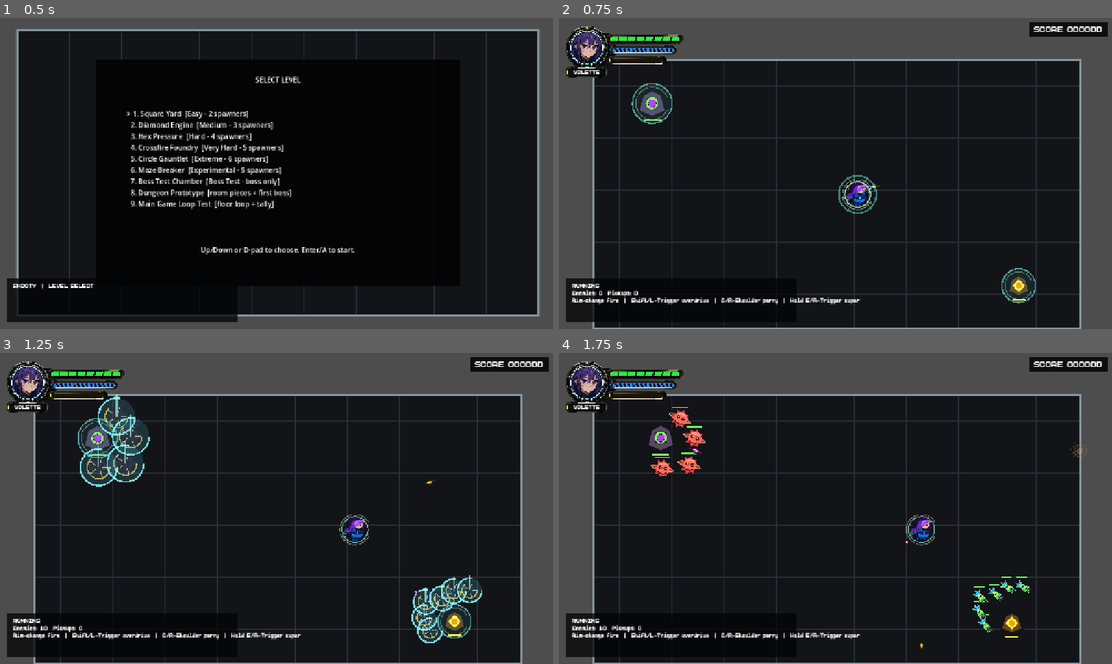
Above: before the commit, frames 1-4 (two rows, left to right).
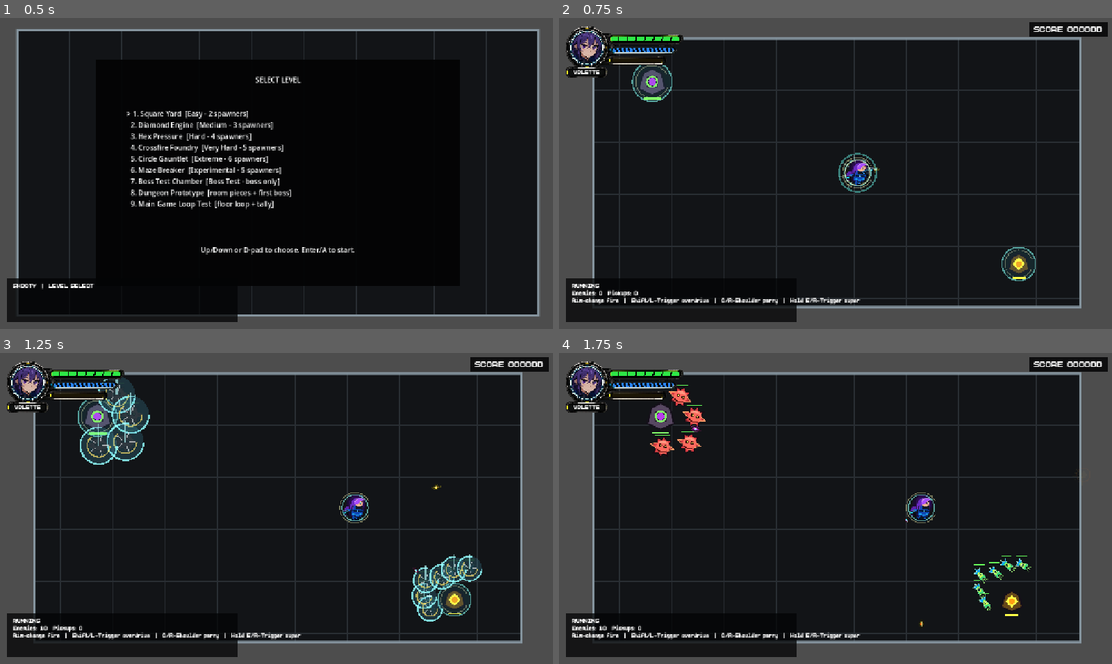
Above: after the commit, the same moments.

Repository: jonzirk76/PAINPOINT
Game: Godot game, scene res://scenes/main.tscn
Two runs of this game, one before a commit and one after it. Both use one fixed random seed, a clock stepped at 60 frames per second and the inputs below.
Inputs (mouse positions are in pixels of both pictures, inside the frame that each line leads up to):
- Up to frame 1 (0.5 s): no input
- Up to frame 2 (0.75 s): tap Enter at 0.5 s; move the mouse to (957, 157) at 0.52 s; hold D from 0.53 s (still down); tap R at 0.6 s; click (957, 157) at 0.67 s
- Up to frame 3 (1.25 s): keep holding D; tap Space at 0.77 s
- Up to frame 4 (1.75 s): move the mouse to (724, 524) at 1.27 s; release D at 1.28 s; hold Down from 1.28 s (still down); tap Enter at 1.35 s; tap Space at 1.52 s

Frame 1 is identical in both runs. In frame 2, 16% of the frame differs, in the area x 6-95%, y 6-100%; in frame 3, 19%; in frame 4, 17%.

Commit message:
Restore full-cell framing and blocking gates

Diff:
--- a/scripts/entities/door_entity.gd
+++ b/scripts/entities/door_entity.gd
@@ -12,6 +12,8 @@
 var visual_size: Vector2 = Vector2.ZERO
 var visual_offset: Vector2 = Vector2.ZERO
 var _collision_shape: CollisionShape2D = null
+var _gate_body: StaticBody2D = null
+var _gate_collision_shape: CollisionShape2D = null
 var _armed: bool = false
 
 
@@ -35,13 +37,16 @@
 	unlocked = is_unlocked
 	_armed = false
 	_add_or_update_collision()
+	_add_or_update_gate_collision()
 	set_physics_process(unlocked)
 	queue_redraw()
 
 
 func set_visual_rect(center_position: Vector2, size: Vector2) -> void:
-	visual_offset = center_position - global_position
-	visual_size = size
+	var snapped_center := Vector2(round(center_position.x), round(center_position.y))
+	visual_offset = snapped_center - global_position
+	visual_size = Vector2(round(size.x), round(size.y))
+	_add_or_update_gate_collision()
 	queue_redraw()
 
 
@@ -49,8 +54,15 @@
 	unlocked = value
 	if not unlocked:
 		_armed = false
+	_set_gate_blocking_enabled(not unlocked)
 	set_physics_process(unlocked and not _armed)
 	queue_redraw()
+
+
+func is_gate_blocking() -> bool:
+	if _gate_body == null or _gate_collision_shape == null:
+		return false
+	return _gate_body.collision_layer != 0 and not _gate_collision_shape.disabled
 
 
 func _configure_collision_identity() -> void:
@@ -93,16 +105,17 @@
 func _draw() -> void:
 	var size := visual_size if visual_size != Vector2.ZERO else door_size
 	var rect := Rect2(visual_offset - size * 0.5, size)
+	var drawn_rect := rect.grow(-1.0) if rect.size.x > 2.0 and rect.size.y > 2.0 else rect
 	var trim_color := Color(0.16, 0.17, 0.18, 1.0)
 	if not unlocked:
 		var fill_color := Color(0.075, 0.08, 0.09, 1.0)
 		if has_special_marker():
 			fill_color = Color(0.095, 0.085, 0.105, 1.0)
-		draw_rect(rect, fill_color, true)
-		draw_rect(rect, trim_color, false, 2.0)
-		_draw_room_kind_marker(rect.get_center(), min(rect.size.x, rect.size.y))
+		draw_rect(drawn_rect, fill_color, true)
+		draw_rect(drawn_rect, trim_color, false, 2.0)
+		_draw_room_kind_marker(drawn_rect.get_center(), min(drawn_rect.size.x, drawn_rect.size.y))
 	elif has_special_marker():
-		_draw_room_kind_marker(rect.get_center(), min(rect.size.x, rect.size.y))
+		_draw_room_kind_marker(drawn_rect.get_center(), min(drawn_rect.size.x, drawn_rect.size.y))
 
 
 func has_special_marker() -> bool:
@@ -184,3 +197,29 @@
 	var shape := RectangleShape2D.new()
 	shape.size = door_size
 	_collision_shape.shape = shape
+
+
+func _add_or_update_gate_collision() -> void:
+	if _gate_body == null:
+		_gate_body = StaticBody2D.new()
+		_gate_body.name = "GateBlocker"
+		_gate_body.add_to_group("arena_walls")
+		add_child(_gate_body)
+	if _gate_collision_shape == null:
+		_gate_collision_shape = CollisionShape2D.new()
+		_gate_collision_shape.name = "CollisionShape2D"
+		_gate_body.add_child(_gate_collision_shape)
+	var size := visual_size if visual_size != Vector2.ZERO else door_size
+	var shape := RectangleShape2D.new()
+	shape.size = size
+	_gate_body.position = visual_offset
+	_gate_collision_shape.shape = shape
+	_set_gate_blocking_enabled(not unlocked)
+
+
+func _set_gate_blocking_enabled(value: bool) -> void:
+	if _gate_body == null or _gate_collision_shape == null:
+		return
+	_gate_body.collision_layer = 32 if value else 0
+	_gate_body.collision_mask = 0
+	_gate_collision_shape.disabled = not value
--- a/scripts/orchestrators/game_orchestrator.gd
+++ b/scripts/orchestrators/game_orchestrator.gd
@@ -2238,7 +2238,7 @@
 	else:
 		desired.x = clamp(desired.x, bounds.position.x + half_view.x, bounds.position.x + bounds.size.x - half_view.x)
 	if bounds.size.y <= viewport_size.y:
-		desired.y = bounds.position.y + bounds.size.y - half_view.y
+		desired.y = bounds.get_center().y
 	else:
 		desired.y = clamp(desired.y, bounds.position.y + half_view.y, bounds.position.y + bounds.size.y - half_view.y)
 	gameplay_camera.global_position = desired
--- a/tests/smoke_tests.gd
+++ b/tests/smoke_tests.gd
@@ -3219,10 +3219,28 @@
 			failures.append("Door entity is missing the dungeon_doors group.")
 		if not child.unlocked:
 			failures.append("RoomManager should unlock doors for an already-cleared room.")
+		if child.has_method("is_gate_blocking") and child.is_gate_blocking():
+			failures.append("Unlocked dungeon doors should not keep gate collision enabled.")
 		if (child.collision_mask & 1) == 0:
 			failures.append("Door entity should watch the player collision layer.")
 		if not child.visible:
 			failures.append("Generated dungeon doors should draw visible gate tiles aligned to wall openings.")
+	var locked_layer := Node2D.new()
+	var locked_manager = load("res://scripts/managers/room_manager.gd").new()
+	root.add_child(locked_layer)
+	root.add_child(locked_manager)
+	locked_manager.initialize({
+		"door_layer": locked_layer
+	})
+	locked_manager.load_room(dungeon.get_current_level_definition(), dungeon.get_current_door_infos(), false)
+	for child in locked_layer.get_children():
+		if not child.has_method("is_gate_blocking") or not child.is_gate_blocking():
+			failures.append("Locked dungeon doors should block movement with gate collision.")
+		child.set_unlocked(true)
+		if child.has_method("is_gate_blocking") and child.is_gate_blocking():
+			failures.append("Dungeon gate collision should disable when a door unlocks.")
+	locked_manager.free()
+	locked_layer.free()
 	var marker_layer := Node2D.new()
 	var marker_manager = load("res://scripts/managers/room_manager.gd").new()
 	var marker_level = load("res://scripts/resources/level_definition.gd").new()
@@ -3251,6 +3269,12 @@
 	root.add_child(direct_door)
 	root.add_child(player)
 	direct_door.initialize("east", "next", Vector2.ZERO, Vector2(28.0, 92.0), true, "boss")
+	if direct_door.is_gate_blocking():
+		failures.append("Direct unlocked door should not create blocking gate collision.")
+	direct_door.set_unlocked(false)
+	if not direct_door.is_gate_blocking():
+		failures.append("Direct locked door should create blocking gate collision.")
+	direct_door.set_unlocked(true)
 	if not direct_door.has_special_marker():
 		failures.append("Door entity should treat boss targets as special marked doors.")
 	direct_door.entered.connect(func(_door) -> void:
